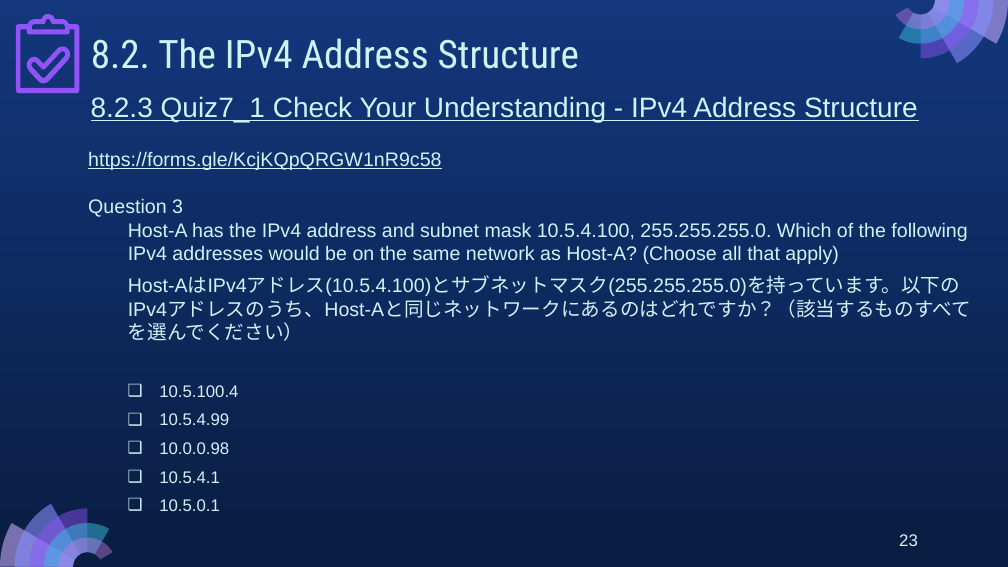
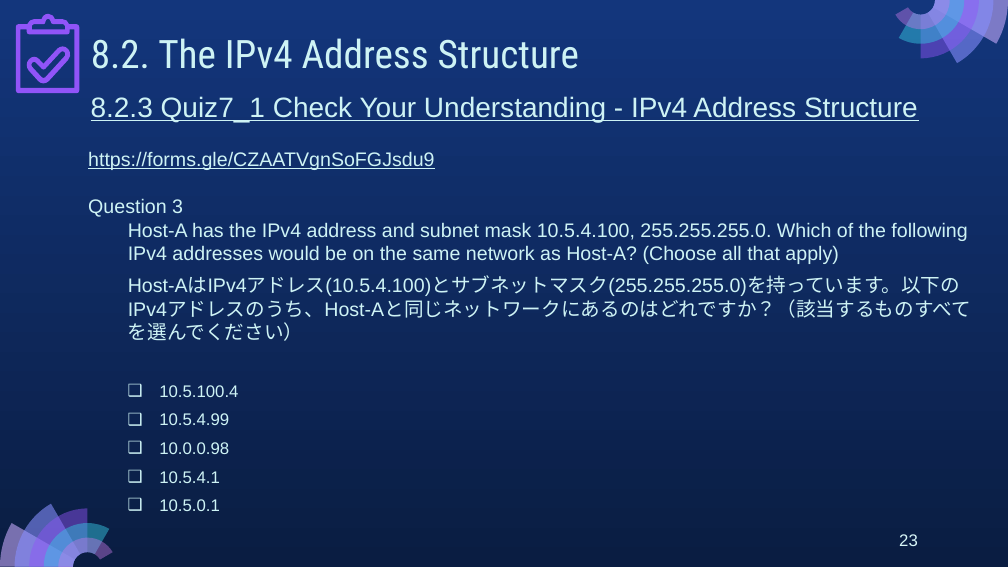
Before and after one commit to MarikoTagawa/kosen-mongolia-materials, a slide deck: slide 23 of network-basics/slides/07_NetworkBasics_2025_2P.pptx. Drawn at 1008x567 pixels with LibreOffice and Linux fonts; fonts in the diff are those of the drawing. Boxes give left, top, right and bottom in pixels: in the first picture for what was removed or moved away, otherwise in the second. Text is boxed around its words. In the diff, an @@ line names an element or a change of style, - is before the commit and + after.

```diff
--- a/network-basics/slides/07_NetworkBasics_2025_2P.pptx
+++ b/network-basics/slides/07_NetworkBasics_2025_2P.pptx
@@ text at box(88, 151, 434, 170): text changed @@
-https://forms.gle/KcjKQpQRGW1nR9c58
+https://forms.gle/CZAATVgnSoFGJsdu9
```
Also in this commit, not shown: 6 other slides changed, 3 other files.
